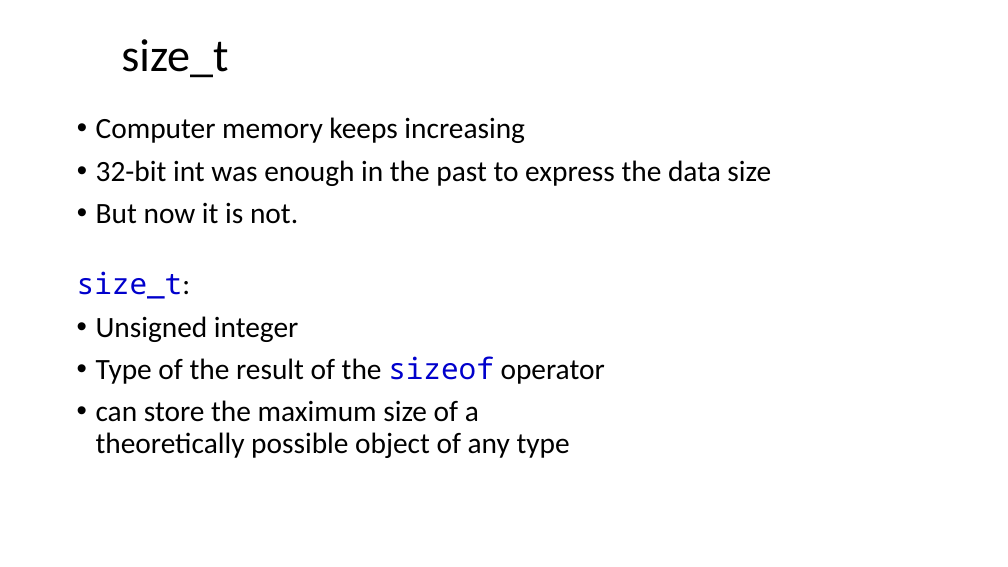
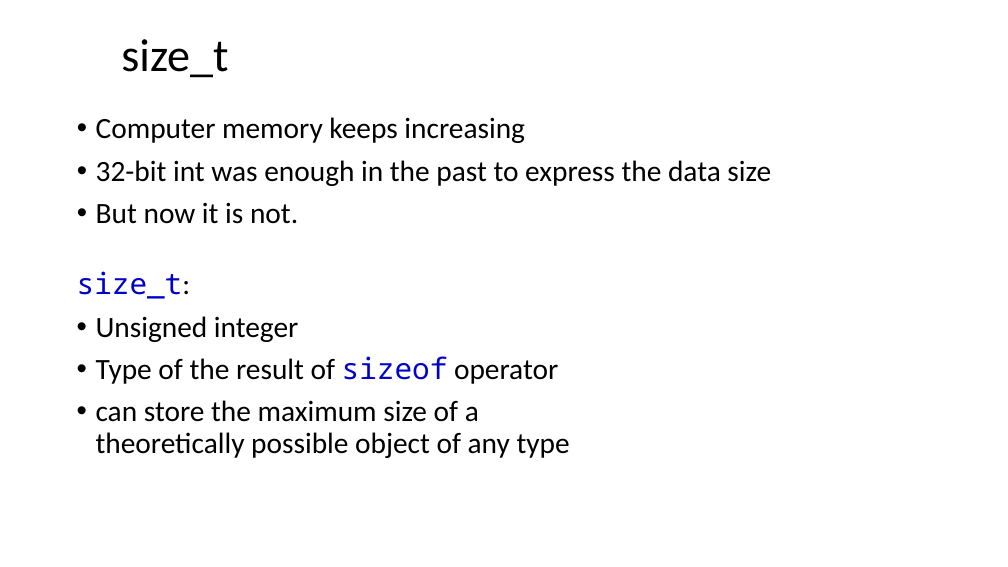
Before and after one commit to dayekuaipao/CPPLearning, a slide deck: slide 14 of week02/Lecture02.pptx. Drawn at 1008x567 pixels with LibreOffice and Linux fonts; fonts in the diff are those of the drawing; background and template pictures are left out. Boxes give left, top, right and bottom in pixels: in the first picture for what was removed or moved away, otherwise in the second. Text is boxed around its words. In the diff, an @@ line names an element or a change of style, - is before the commit and + after.

```diff
--- a/week02/Lecture02.pptx
+++ b/week02/Lecture02.pptx
@@ text at (96, 356, 558, 384): text changed @@
-• Type of the result of the sizeof operator
+• Type of the result of sizeof operator
```
Also in this commit, not shown: 4 other slides changed, 1 slide added, 12 other files.
